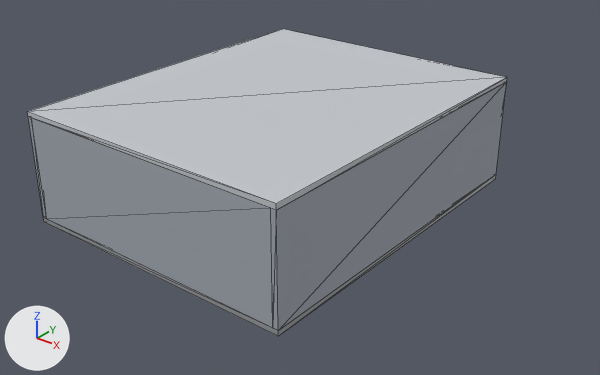
What one commit did to the glTF model web/viewer/public/models/hall_shell_cac.glb.
Camera for both pictures: a camera (50 mm lens) standing at (24.4, -15.6, 14.5) and looking at (6.2, 7.1, 0.4). Lighting does not change. The marker at lower left points along +X, +Y and +Z. The older version comes first. Mesh edges are drawn as thin lines. Vertices at exactly the same position are counted once.

The first picture shows 'ceiling', 'floor', 'wall_east', 'wall_south' and 1 more.
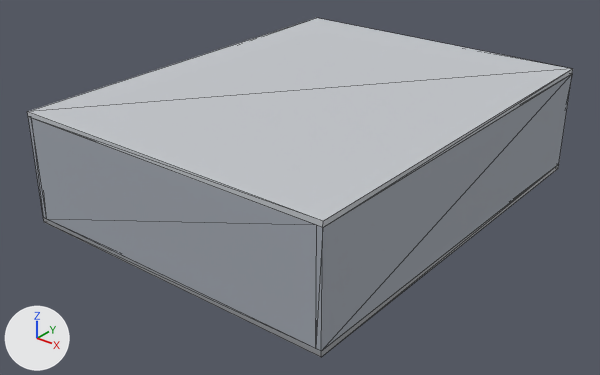
What differs and where, as boxes (x1, y1, x2, y2) in the pictures (600 x 375 px):
'ceiling', reshaped (14% wider, 16% taller)
    before: (27, 29, 507, 210)
    after: (27, 18, 573, 228)
'wall_east', reshaped (9% wider, 12% taller)
    before: (271, 83, 506, 330)
    after: (316, 74, 572, 351)
'wall_south', reshaped (18% wider, 10% taller)
    before: (31, 118, 273, 328)
    after: (31, 118, 317, 349)
'floor', reshaped (14% wider, 20% taller)
    before: (43, 175, 496, 336)
    after: (43, 164, 559, 357)

The change, as a diff of the scene's bpy script:
```diff
--- a/web/viewer/public/models/hall_shell_cac.glb.py
+++ b/web/viewer/public/models/hall_shell_cac.glb.py
@@ me_floor @@
 # used by ob_floor; location = (0.0, 0.0, 0.0)
-me_floor.from_pydata(...)  # 8 vertices, 12 faces; spans x -0.2..11.2, y -0.2..13.8, z -0.2..0.0
-me_floor.vertices[0].co = (11.2, -0.2, -0.2)  # pixel (278, 336)
-me_floor.vertices[1].co = (11.2, 13.8, -0.2)  # pixel (495, 178)
-me_floor.vertices[2].co = (11.2, 13.8, 0.0)  # pixel (496, 174)
-me_floor.vertices[3].co = (11.2, -0.2, 0.0)  # pixel (278, 330)
-me_floor.vertices[6].co = (-0.2, 13.8, 0.0)
-me_floor.vertices[7].co = (-0.2, 13.8, -0.2)
+me_floor.from_pydata(...)  # 8 vertices, 12 faces; spans x -0.2..12.8, y -0.2..16.4, z -0.2..0.0
+# me_floor part 1
+me_floor.vertices[0].co = (12.8, -0.2, -0.2)  # pixel (321, 357)
+me_floor.vertices[1].co = (12.8, 16.4, -0.2)  # pixel (558, 168)
+me_floor.vertices[2].co = (12.8, 16.4, 0.0)  # pixel (558, 164)
+me_floor.vertices[3].co = (12.8, -0.2, 0.0)  # pixel (321, 351)
+me_floor.vertices[6].co = (-0.2, 16.4, 0.0)
+me_floor.vertices[7].co = (-0.2, 16.4, -0.2)
 me_floor.materials.append(mat_s_floor)
@@ me_wall_east @@
 # used by ob_wall_east; location = (0.0, 0.0, 0.0)
 # before: 0 (11.2, -0.2, 0.0) at pixel (278, 330), 1 (11.2, 13.8, 0.0) at pixel (496, 174), 2 (11.2, 13.8, 4.0) at pixel (506, 81), 3 (11.2, -0.2, 4.0) at pixel (276, 210), 4 (11.0, -0.2, 0.0) at pixel (272, 328)
 # before: 5 (11.0, -0.2, 4.0) at pixel (270, 208), 6 (11.0, 13.8, 4.0), 7 (11.0, 13.8, 0.0)
-me_wall_east.from_pydata(...)  # 8 vertices, 12 faces; spans x 11.0..11.2, y -0.2..13.8, z 0.0..4.0
+me_wall_east.from_pydata(...)  # 8 vertices, 12 faces; spans x 12.6..12.8, y -0.2..16.4, z 0.0..4.0
+# me_wall_east part 2
+for i in [0, 3, 4, 5]: me_wall_east.vertices[i].co += Vector((1.6, 0.0, 0.0))
+for i in [1, 2, 6, 7]: me_wall_east.vertices[i].co += Vector((1.6, 2.6, 0.0))
 me_wall_east.materials.append(mat_s_wall_east)
@@ me_wall_south @@
 # used by ob_wall_south; location = (0.0, 0.0, 0.0)
 # before: 0 (11.0, -0.2, 0.0) at pixel (272, 328), 1 (11.0, 0.0, 0.0), 2 (11.0, 0.0, 4.0), 3 (11.0, -0.2, 4.0) at pixel (270, 208)
-me_wall_south.from_pydata(...)  # 8 vertices, 12 faces; spans x 0.0..11.0, y -0.2..0.0, z 0.0..4.0
+me_wall_south.from_pydata(...)  # 8 vertices, 12 faces; spans x 0.0..12.6, y -0.2..0.0, z 0.0..4.0
+# me_wall_south part 3
+for i in [*range(0, 4)]: me_wall_south.vertices[i].co += Vector((1.6, 0.0, 0.0))
 me_wall_south.materials.append(mat_s_wall_south)
@@ me_ceiling @@
 # used by ob_ceiling; location = (0.0, 0.0, 0.0)
-me_ceiling.from_pydata(...)  # 8 vertices, 12 faces; spans x -0.2..11.2, y -0.2..13.8, z 4.0..4.2
-me_ceiling.vertices[0].co = (11.2, -0.2, 4.0)  # pixel (276, 210)
-me_ceiling.vertices[1].co = (11.2, 13.8, 4.0)  # pixel (506, 81)
-me_ceiling.vertices[2].co = (11.2, 13.8, 4.2)  # pixel (507, 77)
-me_ceiling.vertices[3].co = (11.2, -0.2, 4.2)  # pixel (276, 203)
-me_ceiling.vertices[6].co = (-0.2, 13.8, 4.2)  # pixel (282, 28)
-me_ceiling.vertices[7].co = (-0.2, 13.8, 4.0)
+me_ceiling.from_pydata(...)  # 8 vertices, 12 faces; spans x -0.2..12.8, y -0.2..16.4, z 4.0..4.2
+# me_ceiling part 4
+me_ceiling.vertices[0].co = (12.8, -0.2, 4.0)  # pixel (322, 227)
+me_ceiling.vertices[1].co = (12.8, 16.4, 4.0)  # pixel (572, 73)
+me_ceiling.vertices[2].co = (12.8, 16.4, 4.2)  # pixel (572, 68)
+me_ceiling.vertices[3].co = (12.8, -0.2, 4.2)  # pixel (323, 221)
+me_ceiling.vertices[6].co = (-0.2, 16.4, 4.2)  # pixel (316, 17)
+me_ceiling.vertices[7].co = (-0.2, 16.4, 4.0)
 me_ceiling.materials.append(mat_s_ceiling)
```
